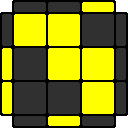
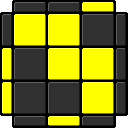
Layered file, before and after one edit (128 × 128). Changes by layer:
painted on "color" over [2, 2, 126, 126]
